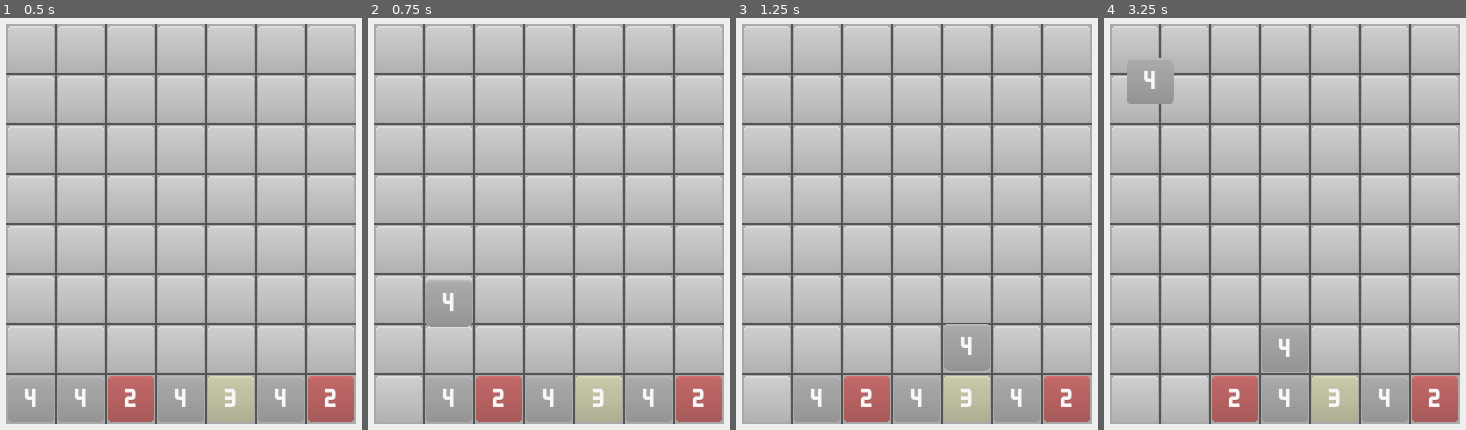
Above: before the commit, frames 1-4 (left to right).
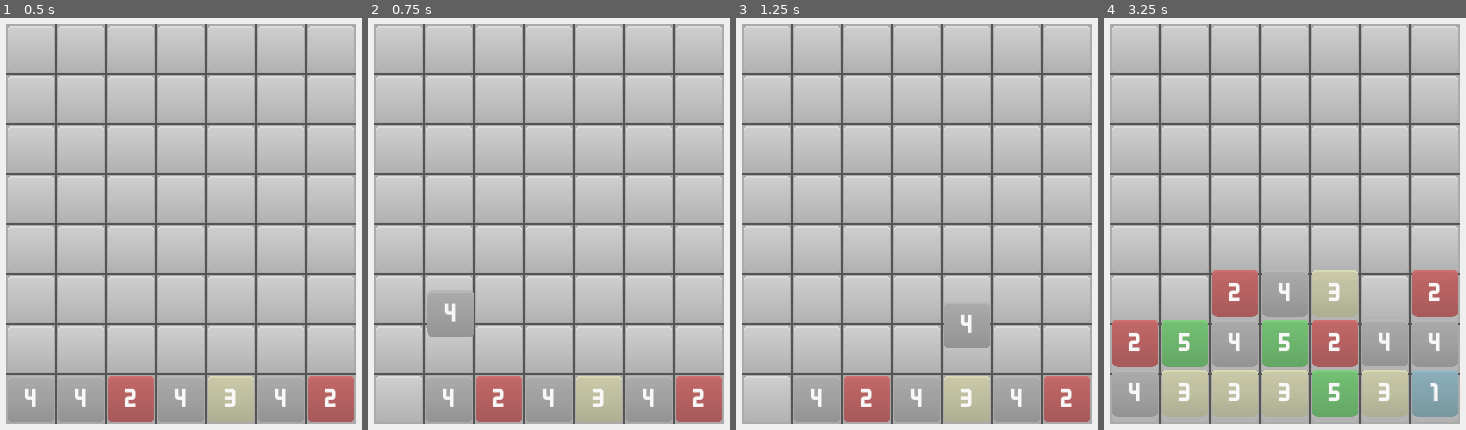
Above: after the commit, the same moments.

Repository: ashestosea/twenty-seven
Game: Godot game, scene res://screens/game.tscn
Two runs of this game, one before a commit and one after it. Both use one fixed random seed, a clock stepped at 60 frames per second and the inputs below.
Inputs (mouse positions are in pixels of both pictures, inside the frame that each line leads up to):
- Up to frame 1 (0.5 s): no input
- Up to frame 2 (0.75 s): tap Enter at 0.5 s; drag from (400, 397) to (592, 22) at 0.52 s
- Up to frame 3 (1.25 s): no input
- Up to frame 4 (3.25 s): drag from (1335, 347) to (1263, 359) at 1.27 s; move the mouse to (1285, 347) at 2.02 s; press the mouse at (1285, 347) at 2.03 s; release the mouse at (1285, 347) at 2.75 s; tap Space at 2.75 s; drag from (1183, 397) to (1151, 79) at 2.77 s

Frame 1 is identical in both runs. In frame 2, 0.8% of the frame differs, in the area x 16-30%, y 64-78%; in frame 3, 0.9%; in frame 4, 26%, in the area x 2-98%, y 9-99%.
Error after the commit: Invalid access to property or key 'grid_pos' on a base object of type 'Nil'. (res://scripts/grid.gd:93)

Commit message:
Add grid.resolve. Update snap_tiles, fall, add_tiles. Add state timing. Add GameMode enum

Diff:
--- a/screens/game.tscn
+++ b/screens/game.tscn
@@ -33,16 +33,19 @@
 
 [node name="Snap" type="Node" parent="GameManager"]
 script = ExtResource("5_7y6ib")
-timer = 0.01
+timer = 0.1
 
 [node name="Fall" type="Node" parent="GameManager"]
 script = ExtResource("6_n48i5")
+timer = 0.1
 
 [node name="Resolve" type="Node" parent="GameManager"]
 script = ExtResource("7_provi")
+timer = 0.1
 
 [node name="Add" type="Node" parent="GameManager"]
 script = ExtResource("8_xiimn")
+timer = 1.0
 
 [node name="Grid" type="Node2D" parent="."]
 script = ExtResource("8_ycwlx")
--- a/scripts/game_manager.gd
+++ b/scripts/game_manager.gd
@@ -1,5 +1,11 @@
 class_name GameManager extends State
 
+enum GameMode {
+	TORTOISE,
+	HARE
+}
+
+var _game_mode: GameMode;
 var _drag_tile: Tile;
 var _request_pause: bool;
 
@@ -22,6 +28,8 @@
 	_state_fall.setup(_grid);
 	_state_resolve.setup(_grid);
 	_state_add.setup(_grid);
+
+	_game_mode = GameMode.TORTOISE;
 
 	status = Status.ACTIVE;
 	change_state_node(_state_idle);
@@ -48,29 +56,34 @@
 func _on_snap_choose_new_substate_requested():
 	change_state_node(_state_fall);
 
+# Fall
 func _on_fall_choose_new_substate_requested():
-	if _grid.needs_resolve():
-		change_state_node(_state_resolve);
+	change_state_node(_state_resolve);
+
+	# if _grid.needs_resolve():
+	# 	change_state_node(_state_resolve);
+	# elif _drag_tile != null:
+	# 	change_state_node(_state_drag);
+	# else:
+	# 	change_state_node(_state_idle);
+
+# Resolve
+func _on_resolve_choose_new_substate_requested():
+	if _grid.needs_fall():
+		change_state_node(_state_fall);
+	elif _needs_add():
+		change_state_node(_state_add);
 	elif _drag_tile != null:
 		change_state_node(_state_drag);
 	else:
 		change_state_node(_state_idle);
 
-# Resolve
-func _on_resolve_choose_new_substate_requested():
-	if _grid.needs_fall():
-		change_state_node(_state_fall);
-	elif true: # If needs add
-		change_state_node(_state_add);
-	else:
-		change_state_node(_state_idle);
-
 # Add
 func _on_add_choose_new_substate_requested():
-	if _grid.needs_resolve():
-		change_state_node(_state_resolve);
-	else:
-		change_state_node(_state_idle);
+	# if _grid.needs_resolve():
+	change_state_node(_state_resolve);
+	# else:
+	# 	change_state_node(_state_idle);
 
 func drag_start(tile: Tile):
 	if get_active_substate() != _state_idle:
@@ -84,3 +97,14 @@
 func drop():
 	_drag_tile = null;
 	change_state_node(_state_snap);
+
+func _needs_add() -> bool:
+	match _game_mode:
+		GameMode.TORTOISE:
+			# If tile moved without a match
+			return true;
+		GameMode.HARE:
+			# If timer is out or no matches available
+			return true;
+		_:
+			return false;
--- a/scripts/grid.gd
+++ b/scripts/grid.gd
@@ -80,58 +80,105 @@
 
 #region Snap
 func snap_tiles():
-	_grid.map(snap_tile);
-
-func snap_tile(tile: Tile):
-	tile.place();
-	tile.enable_collider();
-
-	if tile.has_moved():
-		tile.snap_to_grid(tile.grid_pos.x, tile.grid_pos.y);
-		# var i = index_vec(tile.grid_pos);
-		# if _grid[i] != null:
-		# 	print("match at ", tile.grid_pos);
-		# 	tile.set_level(tile.level + 1);
-		# 	var old_tile = _grid[i];
-		# 	old_tile.free();
+	_grid.map(func(tile): tile.snap_to_grid());
 #endregion
 
 #region Fall
 func needs_fall():
-	# for i in GRID_WIDTH:
-	# 	var top = get_column_top_index(i);
-	# 	for j in range(top - 1, -1, -1):
-	# 		if get_tile(i, j) == null:
-	# 			return true;
+	# print("Needs fall?");
+	for i in GRID_WIDTH:
+		var tiles = get_column_tiles_below(i);
+		# print(" column count = ", tiles.size());
+		# print("  lowest tile y pos = ", tiles.front().grid_pos.y);
+		if tiles.front().grid_pos.y > 0:
+			# print("   pos is > 0 :: return true" % [tiles.front().grid_pos.y]);
+			return true;
+		if tiles.size() < 3:
+			# print("   tiles size is < 3 :: return false");
+			return false;
+		for t in range(2, tiles.size()):
+			# print("  dist between tile %s and tile %s = %s" % [t, t - 1, tiles[t].grid_pos.y - tiles[t - 1].grid_pos.y])
+			if tiles[t].grid_pos.y - tiles[t - 1].grid_pos.y > 1:
+				# print("   dist > 1 :: return true");
+				return true;
 	return false;
 
 func fall():
+	for i in GRID_WIDTH:
+		var tiles = get_column_tiles_below(i);
+		var tiles_mask: Array[int] = [];
+		tiles_mask.resize(GRID_HEIGHT);
+		tiles_mask.fill(1);
+
+		for tile in tiles:
+			tiles_mask[tile.grid_pos.y] = 0;
+
+		for t in tiles.size():
+			var fall_amount = 0;
+			for c in range(0, tiles[t].grid_pos.y):
+				fall_amount += tiles_mask[c];
+			if (tiles[t].grid_pos.y > 0 and tiles[t-1].level == tiles[t].level):
+				fall_amount += 1;
+			fall_tile(tiles[t], fall_amount);
+
+
+func fall_old():
+	print("fall");
 	for tile in _grid:
-		var count = get_column_size_below(tile.grid_pos.x, tile.grid_pos.y);
-		var fall_amount = tile.grid_pos.y - count;
+		var y = 0;
+		var tiles = get_column_tiles_below(tile.grid_pos.x, tile.grid_pos.y);
+		print("column under %s size = %s" % [tile.grid_pos, tiles.size()]);
+		var top_tile = null;
+		if tiles.size() != 0:
+			top_tile = tiles.back();
+		if top_tile != null:
+			print("  top tile pos = %s :: level = %s" % [top_tile.grid_pos, top_tile.level]);
+			y = top_tile.grid_pos.y;
+			if top_tile.level != tile.level:
+				y += 1;
+			print("  y = ", y);
+		var fall_amount = tile.grid_pos.y - y;
+		print("   fall amount = ", fall_amount);
 		if fall_amount > 0:
 			fall_tile(tile, fall_amount)
 
 func fall_tile(tile: Tile, fall_amount: int):
-	tile.enable_collider();
 	tile.fall_to_grid(tile.grid_pos.x, tile.grid_pos.y - fall_amount);
 #endregion
 
 #region Resolve
-func needs_resolve():
-	return false;
+# func needs_resolve():
+# 	for i in GRID_WIDTH:
+# 		var tiles = get_column_tiles_below(i);
+
 
 func resolve():
-	pass
+	var upgrade_tiles: Array[int] = [];
+	var delete_tiles: Array[int] = [];
+	for i in _grid.size():
+		if delete_tiles.count(i) > 0 or upgrade_tiles.count(i) > 0:
+			continue;
+		for j in _grid.size():
+			if i != j and _grid[i].grid_pos == _grid[j].grid_pos:
+				upgrade_tiles.append(i);
+				delete_tiles.append(j);
+
+	delete_tiles.sort_custom(func(a: int, b: int): return a > b);
+	for d in delete_tiles:
+		_grid[d].queue_free();
+		_grid.remove_at(d);
+	for u in upgrade_tiles:
+		_grid[u].increase_level();
 #endregion
 
 #region Add
 func add_tiles():
 	for i in GRID_WIDTH:
-		var tiles = get_tiles_in_column(i);
+		var tiles = get_column_tiles_below(i);
 		if tiles.size() < GRID_HEIGHT:
 			for tile in tiles:
-				tile.fall_to_grid(i, tile.grid_pos.y + 1);
+				tile.fall_to_grid(i, tile.grid_pos.y + 1, true);
+				tile.grid_pos = Vector2i(i, tile.grid_pos.y + 1);
 			spawn(i, 0);
 
 func spawn(i: int, j: int):
@@ -143,25 +190,12 @@
 #endregion
 
 #region Utils
-# func index(i: int, j: int) -> int:
-# 	return i * GRID_HEIGHT + j;
-
-# func index_vec(pos: Vector2i):
-# 	return pos.x * GRID_HEIGHT + pos.y;
-
-# func get_tile(i: int, j: int) -> Tile:
-# 	var tile_index = index(i, j);
-# 	if tile_index < _grid.size() - 1 and tile_index >= 0:
-# 		return _grid[tile_index] as Tile;
-# 	return null;
-
-func get_tile_with_grid_pos(i: int, j: int) -> Tile:
+func get_tile(i: int, j: int) -> Tile:
 	var gp = Vector2i(i, j);
 	return _grid.filter(func(tile): return tile.grid_pos == gp).front();
 
-func get_tiles_in_column(column: int) -> Array[Tile]:
-	var tiles: Array[Tile] = [];
-	_grid.filter(func(tile): return tile.grid_pos.x == column).map(func(tile): tiles.append(tile));
+func get_column_tiles_below(column: int, below: int = GRID_HEIGHT) -> Array[Tile]:
+	var tiles = _grid.filter(func(tile): return tile.grid_pos.x == column and tile.grid_pos.y < below);
 	tiles.sort_custom(func(a, b): return a.grid_pos < b.grid_pos);
 	return tiles;
 
@@ -174,24 +208,9 @@
 func real_pos(i: int, j: int):
 	return Vector2(GRID_POS_X_MIN + TILE_WIDTH_HALF + i * TILE_WIDTH, GRID_POS_Y_MAX - TILE_WIDTH_HALF - (j * TILE_WIDTH));
 
-# func get_column_top_index(column: int, below: int = GRID_HEIGHT) -> int:
-# 	var tiles = get_tiles_in_column(column);
-# 	for j in below:
-# 		var tile = tiles[j];
-# 		if tile == null:
-# 			return j - 1;
-# 	return 0;
-
-func get_column_size_below(column: int, below: int = GRID_HEIGHT) -> int:
-	var tiles = get_tiles_in_column(column);
-	var count = tiles.filter(func(tile): return tile.grid_pos.y < below).size();
-	return count;
-
 func disable_colliders(tile: Tile):
-	_grid.filter(func(t):
-			return t.level == tile.level\
-			and t != tile)\
-		.map(func(t): t.disable_collider());
+	_grid.filter(func(t): return t.level == tile.level and t != tile)\
+			.map(func(t): t.disable_collider());
 	tile.enable_collider();
 
 func enable_colliders():
--- a/scripts/state/add_state.gd
+++ b/scripts/state/add_state.gd
@@ -4,8 +4,9 @@
 
 func _enter():
 	print("Enter Add");
+	await get_tree().create_timer(1).timeout;
 	_grid.add_tiles();
-	choose_new_substate_requested.emit();
+	# choose_new_substate_requested.emit();
 
 func setup(in_grid: Grid):
 	_grid = in_grid;
--- a/scripts/state/fall_state.gd
+++ b/scripts/state/fall_state.gd
@@ -1,11 +1,19 @@
 extends State
+class_name FallState
 
 var _grid: Grid;
 
 func _enter():
 	print("Enter Fall");
 	_grid.fall();
+	await get_tree().create_timer(0.01).timeout;
 	choose_new_substate_requested.emit();
+
+# func _update(_delta):
+# 	print("Fall ", _timer_object.time_left);
+
+# func _before_exit():
+# 	print("Fall ", _timer_object.time_left);
 
 func setup(in_grid: Grid):
 	_grid = in_grid;
--- a/scripts/state/resolve_state.gd
+++ b/scripts/state/resolve_state.gd
@@ -5,7 +5,7 @@
 func _enter():
 	print("Enter Resolve");
 	_grid.resolve();
-	choose_new_substate_requested.emit();
+	# choose_new_substate_requested.emit();
 
 func setup(in_grid: Grid):
 	_grid = in_grid;
--- a/scripts/state/snap_state.gd
+++ b/scripts/state/snap_state.gd
@@ -1,4 +1,5 @@
 extends State
+class_name SnapState
 
 var _grid: Grid;
 
@@ -7,5 +8,11 @@
 	_grid.enable_colliders();
 	_grid.snap_tiles();
 
+func _update(_delta):
+	print("Snap ", _timer_object.time_left);
+
+func _before_exit():
+	print("Snap ", _timer_object.time_left);
+
 func setup(in_grid: Grid):
 	_grid = in_grid;
--- a/scripts/tile.gd
+++ b/scripts/tile.gd
@@ -7,7 +7,6 @@
 var _grid: Grid;
 var _grid_pos_cache: Vector2i;
 var _speed = 50;
-var _selected = false;
 var _slide = false;
 var _slide_target: Vector2;
 var _snap = false;
@@ -49,10 +48,8 @@
 			set_tile_name(grid_pos);
 
 func _on_input_event(_viewport, event, _shape_idx):
-	if event.is_action_pressed("ui_touch") and not _selected:
+	if event.is_action_pressed("ui_touch"):
 		_game_manager.drag_start(self);
-	if event.is_action("ui_touch"):
-		_selected = event.is_pressed();
 
 func setup(in_game_manager: GameManager, in_grid: Grid, i: int, j: int, in_level: int):
 	_game_manager = in_game_manager;
@@ -82,11 +79,11 @@
 			Color.DEEP_SKY_BLUE];
 	$Sprite.modulate = colors[level-1];
 
+func increase_level():
+	set_level(level + 1);
+
 func has_moved():
 	return grid_pos != _grid_pos_cache;
-
-func place():
-	_selected = false;
 
 func fall_to_real(new_pos: Vector2, set_cache: bool = true):
 	_slide = false;
@@ -95,8 +92,11 @@
 	_fall_target = new_pos;
 	_set_cache = set_cache;
 
-func fall_to_grid(i: int, j: int, set_cache: bool = true):
-	fall_to_real(_grid.real_pos(i, j), set_cache);
+func fall_to_grid(i: int = -1, j: int = -1, set_cache: bool = true):
+	if i == -1 or j == -1:
+		fall_to_real(_grid.real_pos(grid_pos.x, grid_pos.y), set_cache);
+	else:
+		fall_to_real(_grid.real_pos(i, j), set_cache);
 
 func snap_to_real(new_pos: Vector2, set_cache: bool = true):
 	_slide = false;
@@ -105,8 +105,11 @@
 	_snap_target = new_pos;
 	_set_cache = set_cache;
 
-func snap_to_grid(i: int, j: int, set_cache: bool = true):
-	snap_to_real(_grid.real_pos(i, j), set_cache);
+func snap_to_grid(i: int = -1, j: int = -1, set_cache: bool = true):
+	if i == -1 or j == -1:
+		snap_to_real(_grid.real_pos(grid_pos.x, grid_pos.y), set_cache);
+	else:
+		snap_to_real(_grid.real_pos(i, j), set_cache);
 
 func slide_to_real(new_pos: Vector2, set_cache: bool = true):
 	_snap = false;
@@ -115,8 +118,11 @@
 	_slide_target = new_pos;
 	_set_cache = set_cache;
 
-func slide_to_grid(i: int, j: int, set_cache: bool = true):
-	slide_to_real(_grid.real_pos(i, j), set_cache);
+func slide_to_grid(i: int = -1, j: int = -1, set_cache: bool = true):
+	if i == -1 or j == -1:
+		slide_to_real(_grid.real_pos(grid_pos.x, grid_pos.y), set_cache);
+	else:
+		slide_to_real(_grid.real_pos(i, j), set_cache);
 
 func enable_collider():
 	_collider.disabled = false;
